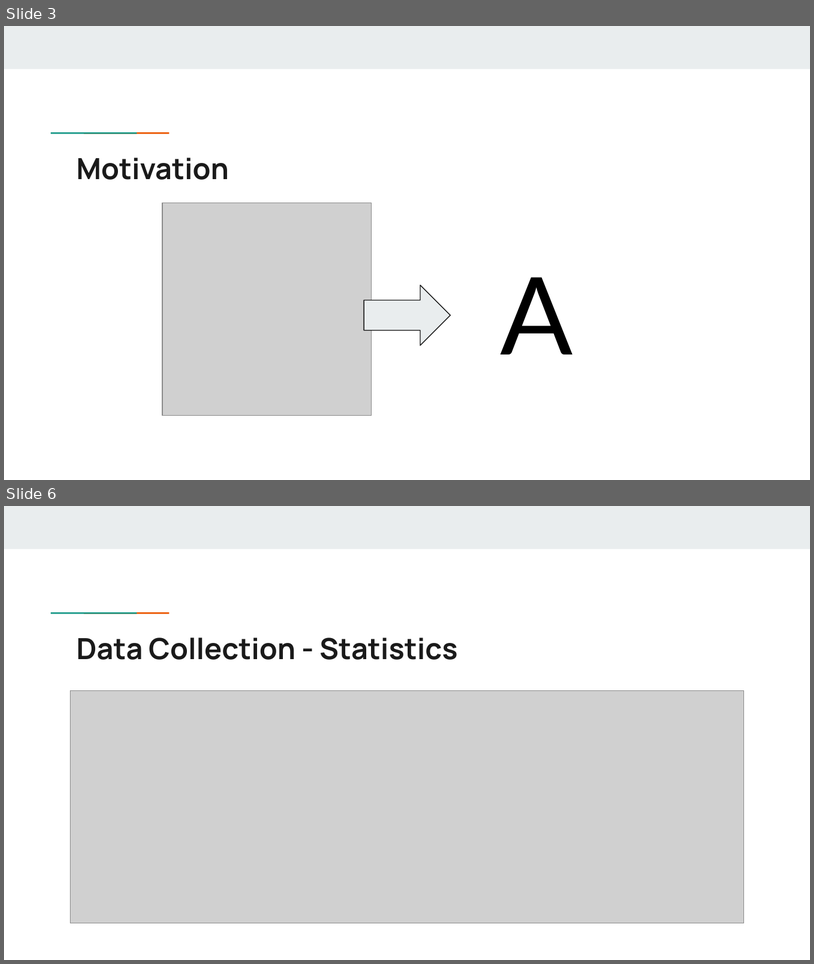
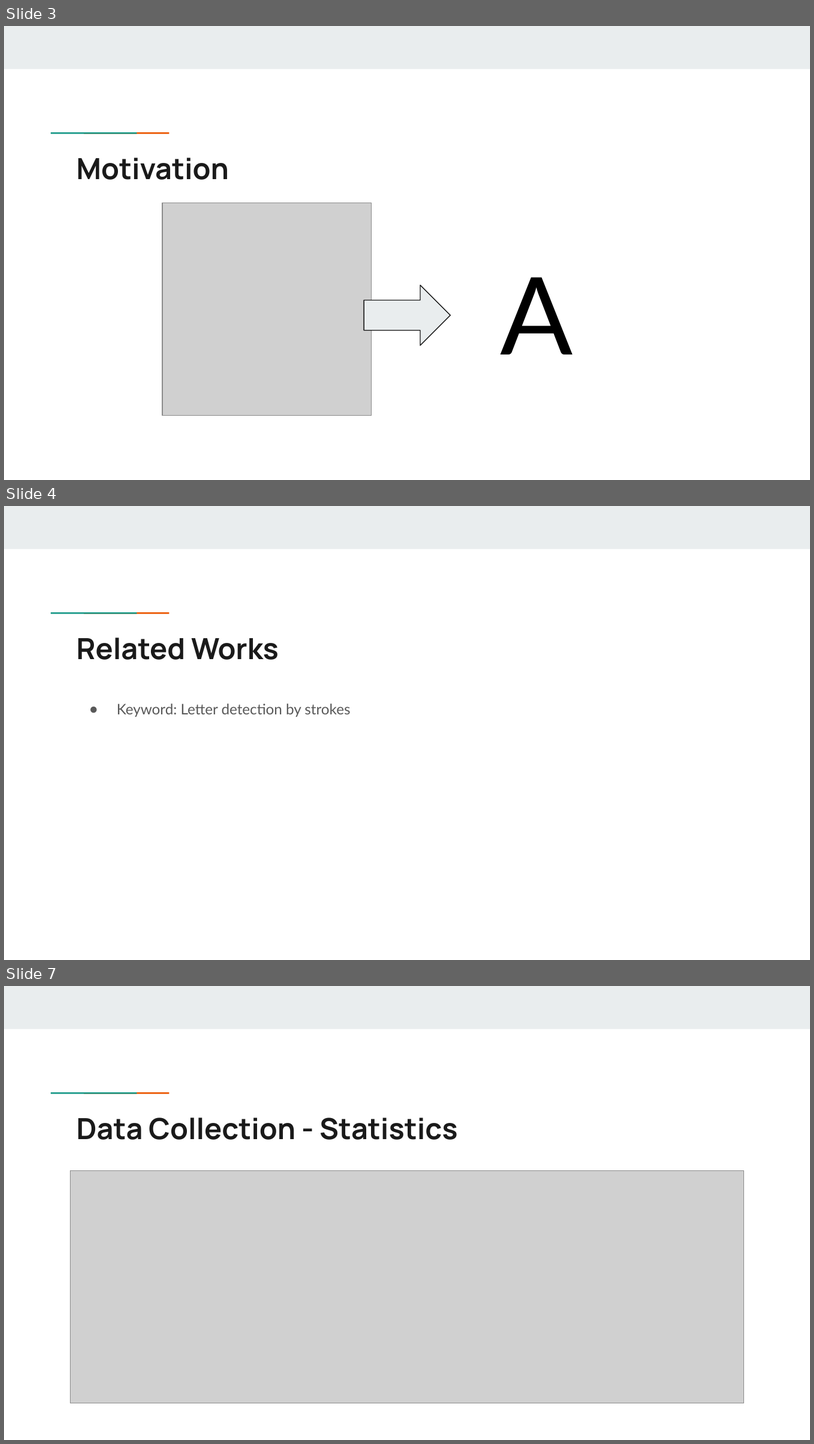
Before and after one commit to allen880117/DrawTablet, a slide deck: Team14.pptx. Shown one above the other, each under a label of ours: slides 3 and 6 before the commit, slides 3, 4 and 7 after it; the slides between them are not shown. The pictures are 814x964 and 814x1444 pixels, drawn with LibreOffice and Linux fonts; fonts in the diff are those of the drawing; grey boxes stand for pictures. Boxes give left, top, right and bottom in pixels: in the first picture for what was removed or moved away, otherwise in the second. Text is boxed around its words. In the diff, an @@ line names an element or a change of style, - is before the commit and + after.

```diff
--- a/Team14.pptx
+++ b/Team14.pptx
@@ slide 4 added at (x1=4, y1=506, x2=810, y2=960), background #FFFFFF; not listed: 3 template elements that a slide beside it also shows @@
@@ title added at (x1=77, y1=637, x2=279, y2=660), 26 pt, text #1A1A1A, bold @@
+Related Works
@@ text added at (x1=117, y1=703, x2=350, y2=717), 13 pt, text #595959 @@
+● Keyword: Letter detection by strokes
@@ what was slide 6 is now slide 7 @@
```
Also in this commit, not shown: 12 slides changed, 3 other slides added.
